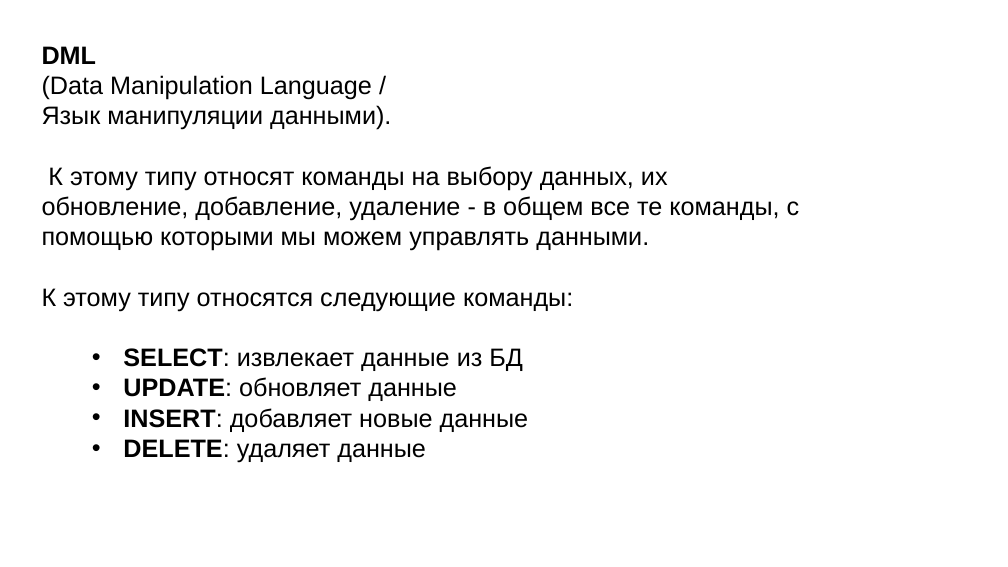
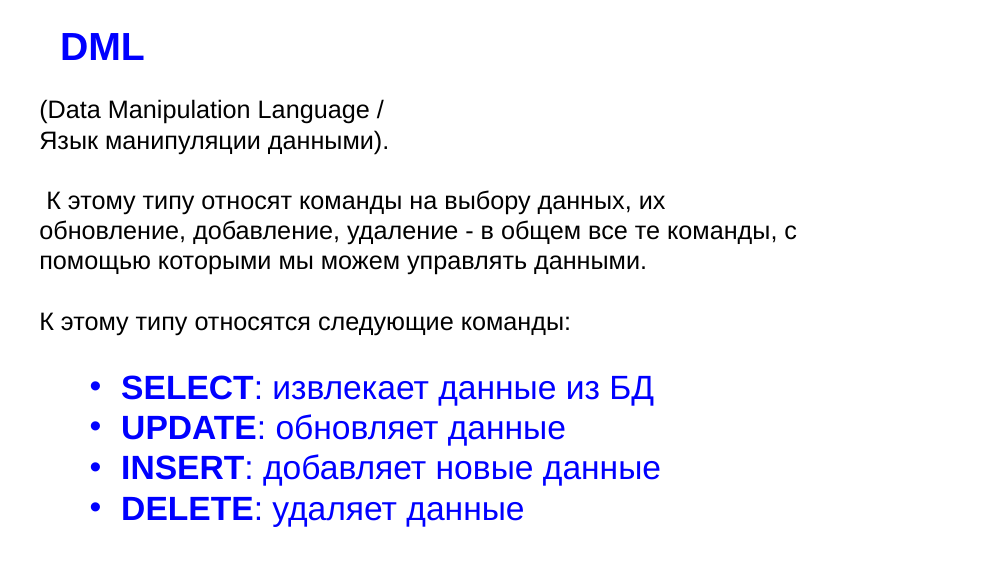
Before and after one commit to nesrv/pg-sql-1, a slide deck: slide 2 of DAY-2/docs/презентация.pptx. Drawn at 1008x567 pixels with LibreOffice and Linux fonts; fonts in the diff are those of the drawing; background and template pictures are left out. Boxes give left, top, right and bottom in pixels: in the first picture for what was removed or moved away, otherwise in the second. Text is boxed around its words. In the diff, an @@ line names an element or a change of style, - is before the commit and + after.

```diff
--- a/DAY-2/docs/презентация.pptx
+++ b/DAY-2/docs/презентация.pptx
@@ text at (42,46,97,64): paragraph removed @@
-DML
@@ text added at (60,33,145,60), 28 pt, text #0000FF, bold @@
+DML
@@ text "(Data Manipulation Language /": place and size @@
-text "(Data Manipulation Language /" at (42,46,800,463)
+text "(Data Manipulation Language /" at (39,99,797,527)
@@ text at (121,375,661,527): size 18 to 24 pt, text colour #000000 to #0000FF in "SELECT: извлекает данные из БД", "UPDATE: обновляет данные", "INSERT: добавляет новые данные", "DELETE: удаляет данные" @@
```
Also in this commit, not shown: 11 other slides changed.
